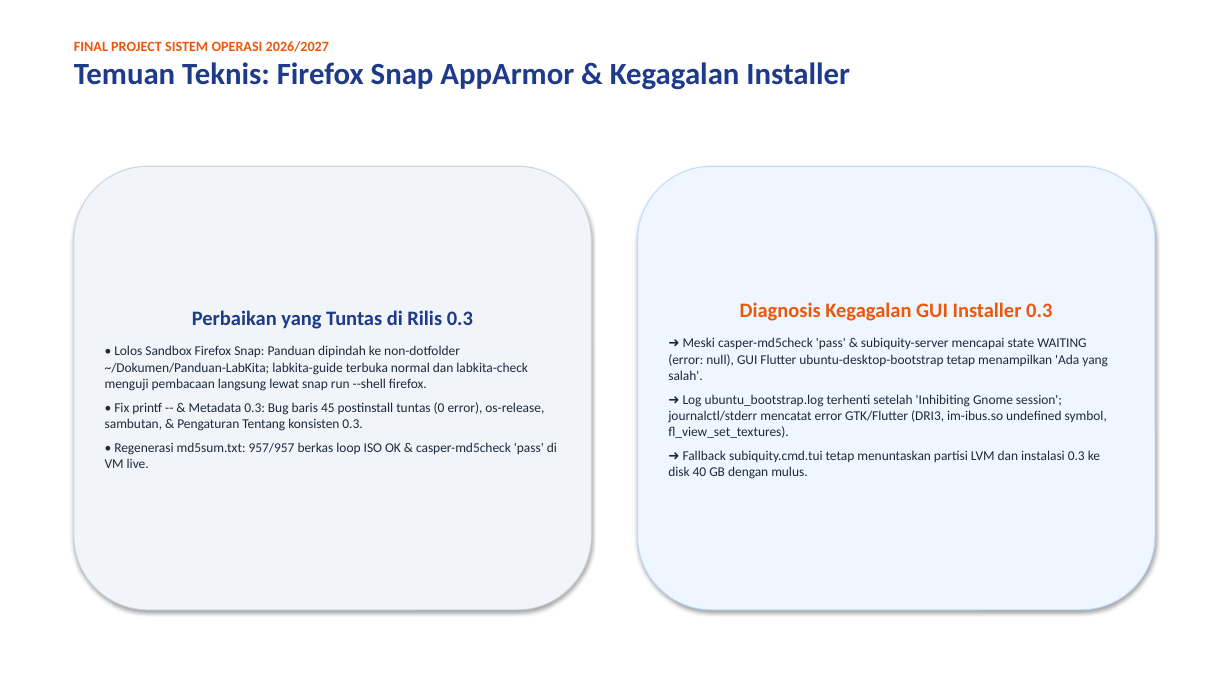
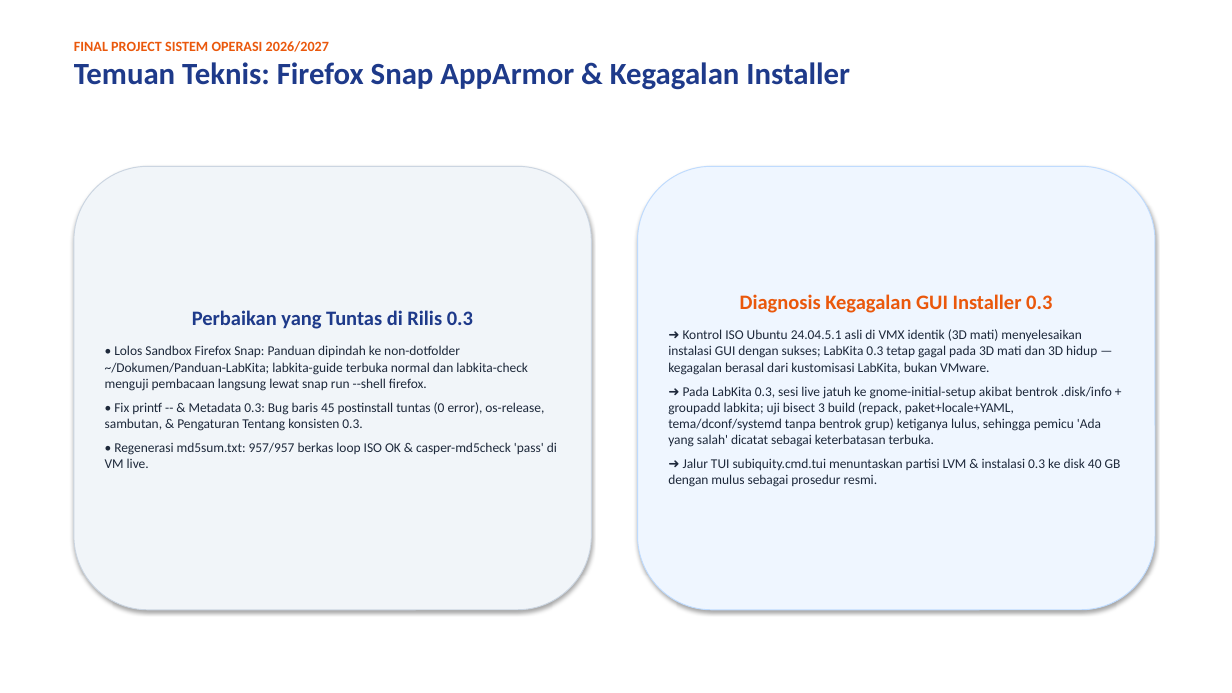
Before and after one commit to luvices/labkita, a slide deck: slide 9 of docs/presentation/labkita-presentation.pptx. Drawn at 1232x693 pixels with LibreOffice and Linux fonts; fonts in the diff are those of the drawing. Boxes give left, top, right and bottom in pixels: in the first picture for what was removed or moved away, otherwise in the second. Text is boxed around its words. In the diff, an @@ line names an element or a change of style, - is before the commit and + after.

Commit message:
docs(report,slides): sync PDF and PPTX with control and bisect results

```diff
--- a/docs/presentation/labkita-presentation.pptx
+++ b/docs/presentation/labkita-presentation.pptx
@@ text in rounded rectangle at bbox=[668, 329, 1121, 487]: text changed @@
-➜ Meski casper-md5check 'pass' & subiquity-server mencapai state WAITING (error: null), GUI Flutter ubuntu-desktop-bootstrap tetap menampilkan 'Ada yang salah'.
-➜ Log ubuntu_bootstrap.log terhenti setelah 'Inhibiting Gnome session'; journalctl/stderr mencatat error GTK/Flutter (DRI3, im-ibus.so undefined symbol, fl_view_set_textures).
-➜ Fallback subiquity.cmd.tui tetap menuntaskan partisi LVM dan instalasi 0.3 ke disk 40 GB dengan mulus.
+➜ Kontrol ISO Ubuntu 24.04.5.1 asli di VMX identik (3D mati) menyelesaikan instalasi GUI dengan sukses; LabKita 0.3 tetap gagal pada 3D mati dan 3D hidup — kegagalan berasal dari kustomisasi LabKita, bukan VMware.
+➜ Pada LabKita 0.3, sesi live jatuh ke gnome-initial-setup akibat bentrok .disk/info + groupadd labkita; uji bisect 3 build (repack, paket+locale+YAML, tema/dconf/systemd tanpa bentrok grup) ketiganya lulus, sehingga pemicu 'Ada yang salah' dicatat sebagai keterbatasan terbuka.
+➜ Jalur TUI subiquity.cmd.tui menuntaskan partisi LVM & instalasi 0.3 ke disk 40 GB dengan mulus sebagai prosedur resmi.
```
Also in this commit, not shown: 2 other slides changed, 3 other files.
